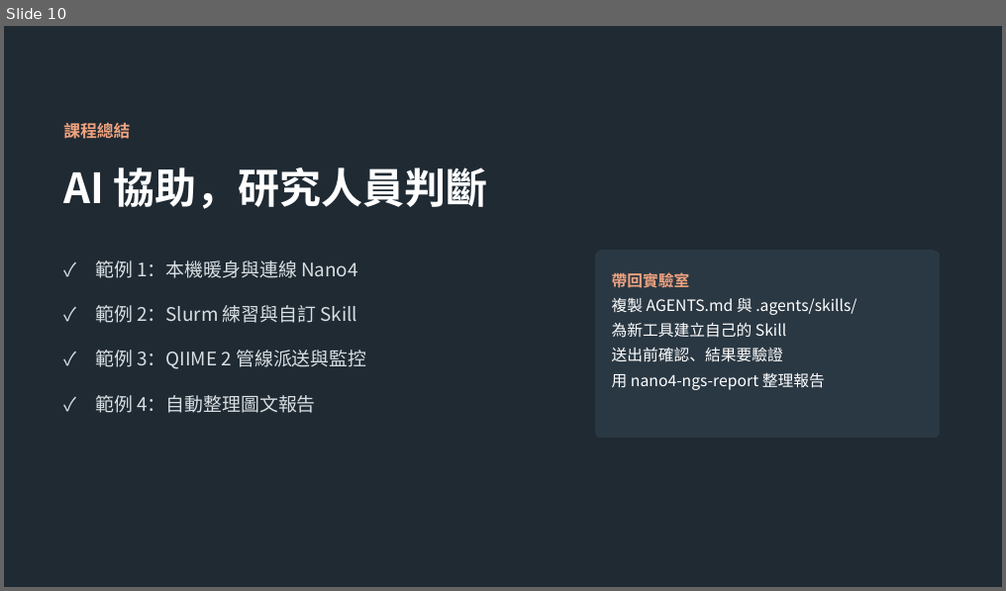
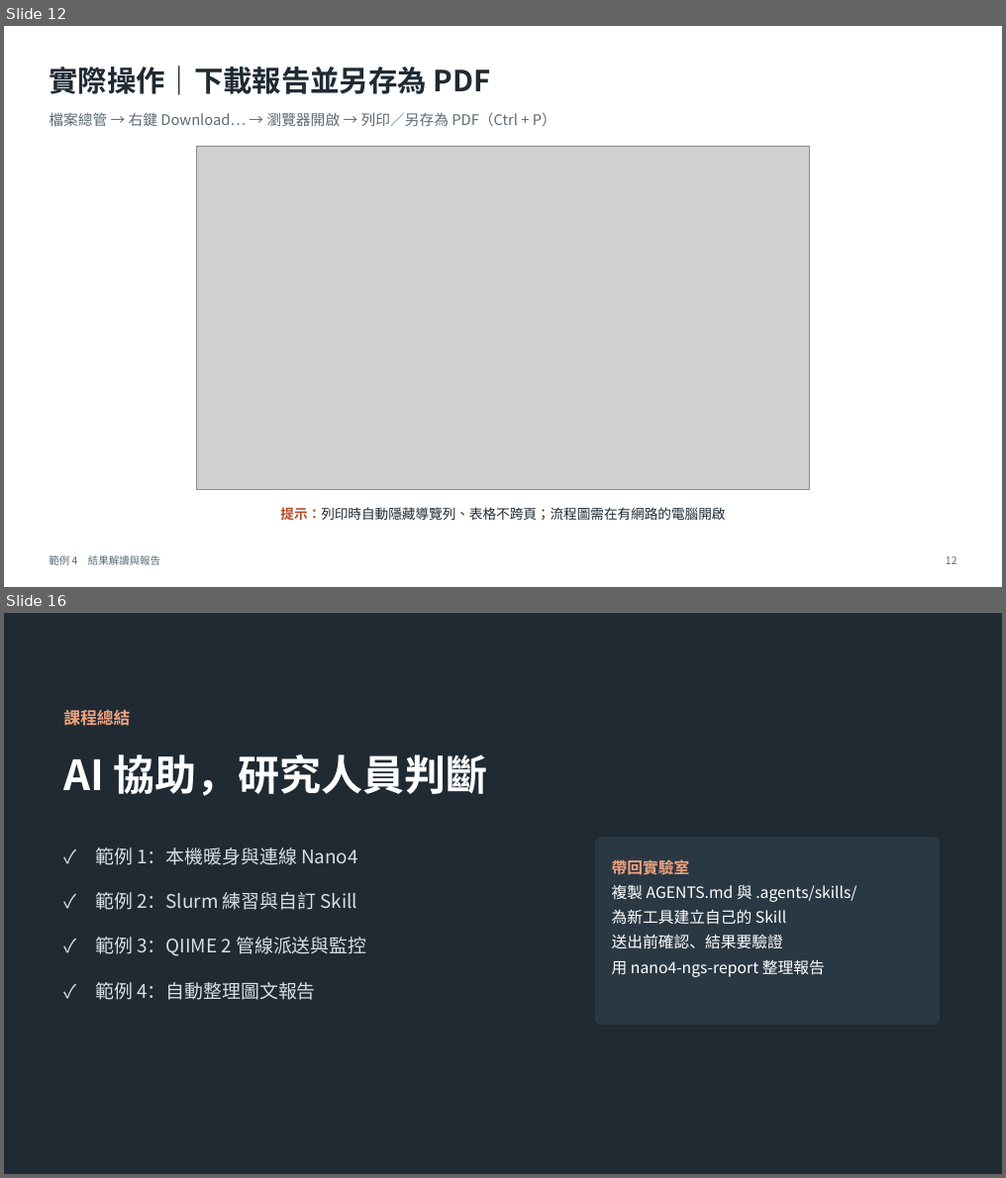
Before and after one commit to gemini960114/nano4-ngs-slurm-skill, a slide deck: PPTX/4_結果解讀與圖文報告.pptx. Shown one above the other, each under a label of ours: slide 10 before the commit, slides 12 and 16 after it; the slides between them are not shown. The pictures are 1006x591 and 1006x1178 pixels, drawn with LibreOffice and Linux fonts; fonts in the diff are those of the drawing; grey boxes stand for pictures. Boxes give left, top, right and bottom in pixels: in the first picture for what was removed or moved away, otherwise in the second. Text is boxed around its words. In the diff, an @@ line names an element or a change of style, - is before the commit and + after.

```diff
--- a/PPTX/4_結果解讀與圖文報告.pptx
+++ b/PPTX/4_結果解讀與圖文報告.pptx
@@ slide 12 added at bbox=[4, 26, 1002, 587], background #FFFFFF @@
@@ text added at bbox=[49, 66, 491, 95], 28 pt, text #1F2A33, bold @@
+實際操作｜下載報告並另存為 PDF
@@ text added at bbox=[49, 112, 556, 126], 14 pt, text #5B6B75 @@
+檔案總管 → 右鍵 Download… → 瀏覽器開啟 → 列印／另存為 PDF（Ctrl + P）
@@ picture added at bbox=[197, 146, 810, 490] @@
@@ text added at bbox=[280, 507, 725, 521], 13 pt, text #1F2A33 @@
+提示：列印時自動隱藏導覽列、表格不跨頁；流程圖需在有網路的電腦開啟
@@ text added at bbox=[49, 556, 160, 566], 10 pt, text #5B6B75 @@
+範例 4 結果解讀與報告
@@ text added at bbox=[945, 557, 957, 565], 10 pt, text #5B6B75 @@
+12
@@ what was slide 10 is now slide 16 @@
```
Also in this commit, not shown: 5 slides changed, 5 other slides added, 4 other files.
